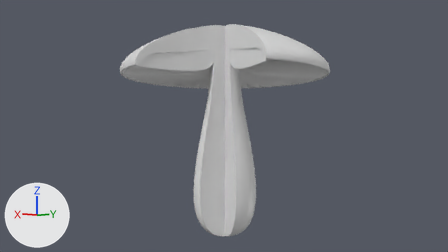
The Blender file Champignon.blend, before and after one commit.
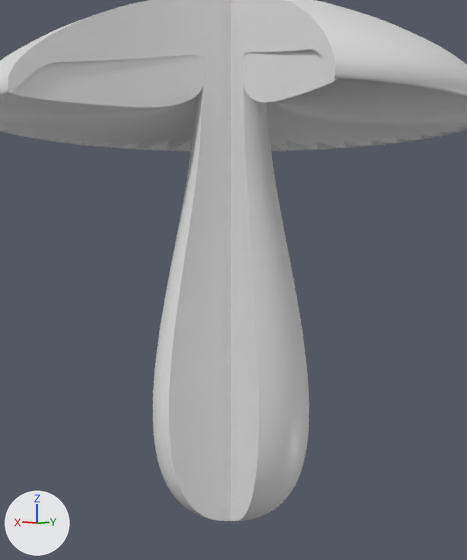
Each version appears first from the file's camera 'Camera', and next in a close-up on the part from 30% to 71% of the width and 11% to 100% of the height. Lighting does not change. The marker at lower left points along +X, +Y and +Z.

The first close-up shows 'BezierCircle', 'BezierCurve.002', 'BezierCurve.003', 'BezierCurve.005'.
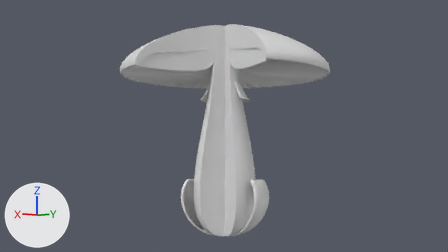
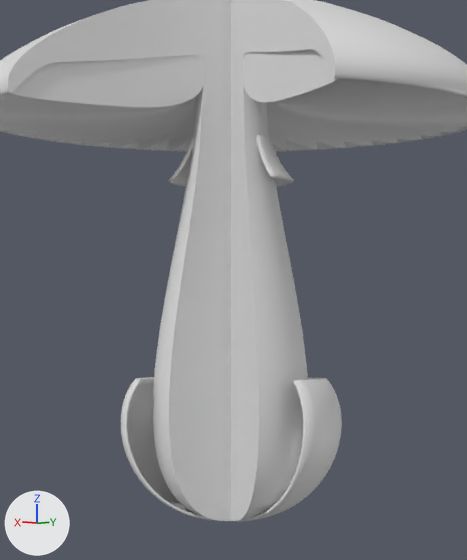
Pixel boxes [x1, y1, x2, y2] of what changed, in the close-ups (467 x 560 px):
'BezierCurve.006', added
    after: [121, 377, 342, 522]
'BezierCurve.007', added
    after: [168, 135, 294, 187]

Edits to the bpy script that builds the scene:
```text
Add cu_beziercurve_006:
    cu_beziercurve_006 = bpy.data.curves.new('BezierCurve.006', 'CURVE')
    cu_beziercurve_006.dimensions = '3D'
    _sp = cu_beziercurve_006.splines.new('BEZIER'); _sp.bezier_points.add(1)
    _sp.bezier_points.foreach_set('co', [0.445, -0.0043, -1.187, 0.265, 0.0, -0.869])
    _sp.bezier_points.foreach_set('handle_left', [0.569, -0.0043, -1.323, 0.294, -0.00172, -0.922])
    _sp.bezier_points.foreach_set('handle_right', [0.32, -0.0043, -1.052, -0.101, 0.0214, -0.207])
    for _p, _l, _r in zip(_sp.bezier_points, ['ALIGNED', 'ALIGNED'], ['ALIGNED', 'ALIGNED']): _p.handle_left_type = _l; _p.handle_right_type = _r
    _sp.order_u = 0
    _sp.order_v = 0
    cu_beziercurve_006.use_path = True
    cu_beziercurve_006.use_path_clamp = True
    cu_beziercurve_006.render_resolution_u = 24
    cu_beziercurve_006.fill_mode = 'FULL'
Add cu_beziercurve_003:
    cu_beziercurve_003 = bpy.data.curves.new('BezierCurve.003', 'CURVE')
    cu_beziercurve_003.dimensions = '3D'
    _sp = cu_beziercurve_003.splines.new('BEZIER'); _sp.bezier_points.add(1)
    _sp.bezier_points.foreach_set('co', [0.69, -0.0043, -0.714, 0.0, 0.0, -1.738])
    _sp.bezier_points.foreach_set('handle_left', [0.434, -0.0043, -0.43, 0.757, 0.0, -1.738])
    _sp.bezier_points.foreach_set('handle_right', [0.946, -0.0043, -0.999, -0.757, 0.0, -1.738])
    for _p, _l, _r in zip(_sp.bezier_points, ['ALIGNED', 'ALIGNED'], ['ALIGNED', 'ALIGNED']): _p.handle_left_type = _l; _p.handle_right_type = _r
    _sp.order_u = 0
    _sp.order_v = 0
    cu_beziercurve_003.use_path = True
    cu_beziercurve_003.use_path_clamp = True
    cu_beziercurve_003.render_resolution_u = 24
    cu_beziercurve_003.fill_mode = 'FULL'
Add ob_beziercurve_007:
    ob_beziercurve_007 = bpy.data.objects.new('BezierCurve.007', cu_beziercurve_006)
    ob_beziercurve_007.location = (0.0, 0.0, 1.898)
    ob_beziercurve_007.rotation_euler = (0.0, 0.0, 1.571)  # degrees (0, 0, 90)
    _m = ob_beziercurve_007.modifiers.new('Screw', 'SCREW')
    _m.render_steps = 32
    _m.angle = 4.363
    _m = ob_beziercurve_007.modifiers.new('Solidify', 'SOLIDIFY')
    _m.solidify_mode = 'NON_MANIFOLD'
    _m.thickness = 0.02
    _m.nonmanifold_boundary_mode = 'ROUND'
Add ob_beziercurve_006:
    ob_beziercurve_006 = bpy.data.objects.new('BezierCurve.006', cu_beziercurve_003)
    ob_beziercurve_006.location = (0.0, 0.0, 0.0)
    ob_beziercurve_006.rotation_euler = (0.0, 0.0, 1.571)  # degrees (0, 0, 90)
    _m = ob_beziercurve_006.modifiers.new('Screw', 'SCREW')
    _m.render_steps = 32
    _m.angle = 4.363
    _m = ob_beziercurve_006.modifiers.new('Solidify', 'SOLIDIFY')
    _m.thickness = 0.02
    _m.nonmanifold_thickness_mode = 'FIXED'
```
